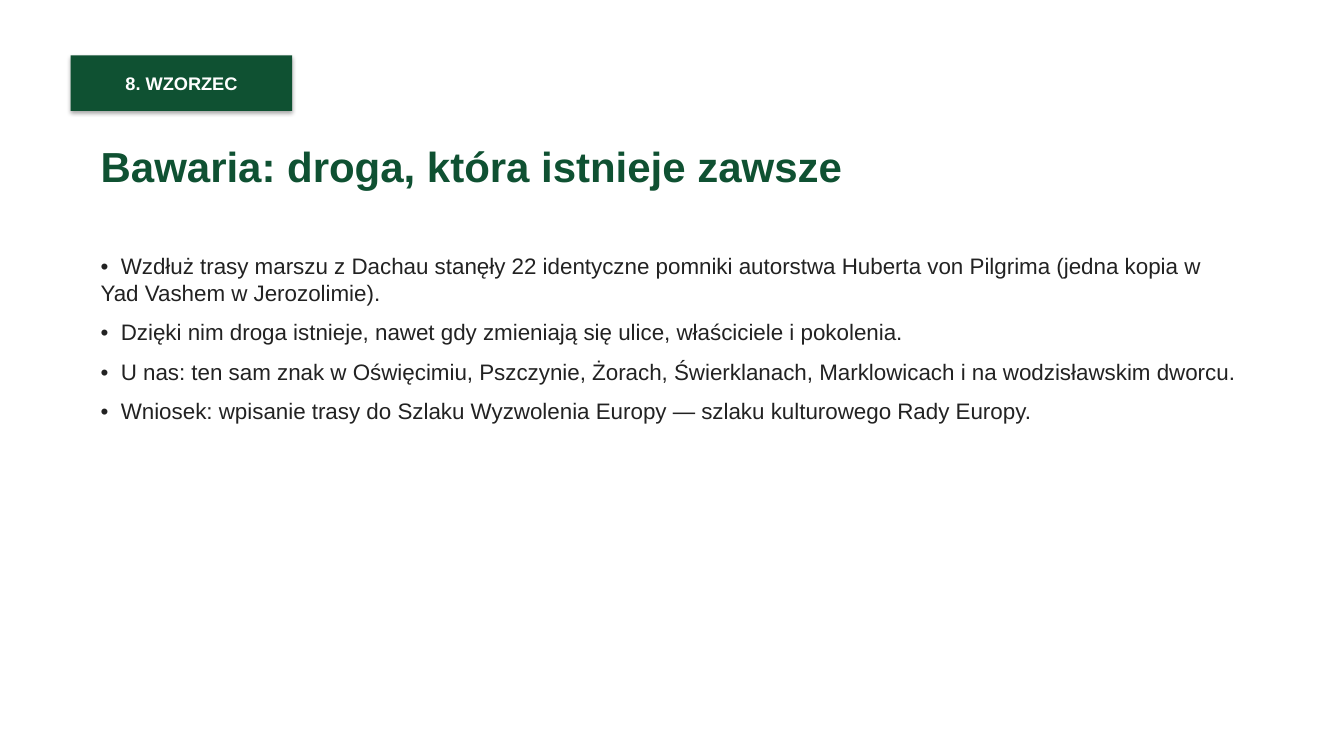
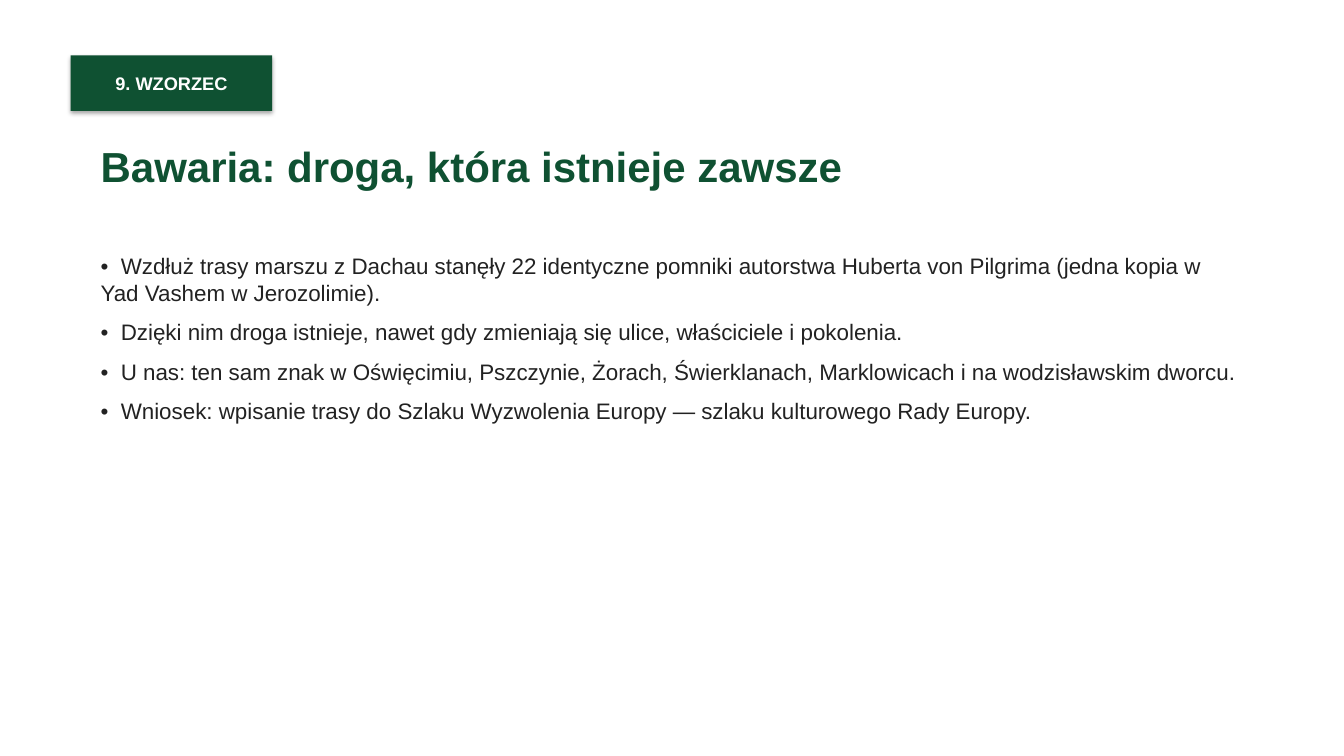
Before and after one commit to mszana-info/mszana, a slide deck: slide 13 of seminarium/prezentacja-muzeum-bez-scian.pptx (slide 12 before the commit). Drawn at 1344x756 pixels with LibreOffice and Linux fonts; fonts in the diff are those of the drawing. Boxes give left, top, right and bottom in pixels: in the first picture for what was removed or moved away, otherwise in the second. Text is boxed around its words. In the diff, an @@ line names an element or a change of style, - is before the commit and + after.

```diff
--- a/seminarium/prezentacja-muzeum-bez-scian.pptx
+++ b/seminarium/prezentacja-muzeum-bez-scian.pptx
@@ rectangle "9. WZORZEC": place and size @@
-rectangle "9. WZORZEC" at [71, 55, 292, 111]
+rectangle "9. WZORZEC" at [71, 55, 272, 111]
@@ text in rectangle at [115, 77, 228, 90]: text changed @@
-8. WZORZEC
+9. WZORZEC
```
Also in this commit, not shown: 19 other slides changed, 1 slide added, 10 other files.
